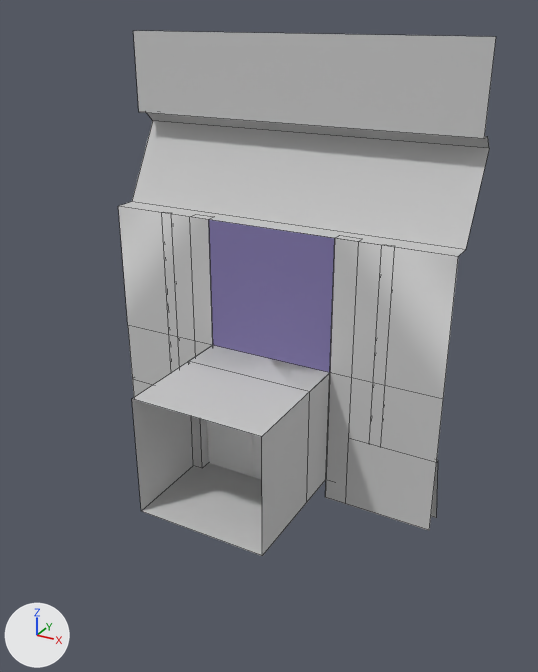
Renders of the FBX model BugSplat/Assets/WIP/Christian/Christian Models/Hub_EndgameDoor.FBX from each side of a commit.
The view is the same before and after, from a 50 mm lens placed at (44.6, -35.6, 20.9), pointed at (31.6, -12.0, 9.1). Lighting does not change. The marker at lower left points along +X, +Y and +Z. Mesh edges are drawn as thin lines on the coarser meshes. Where no turn or scale is listed for an object, it has been applied to the vertices. Vertices at the same position are counted once.

Objects in the first picture: 'Hub_EndgameDoor', 'Hub_EndgameDoor_RightDoor'.
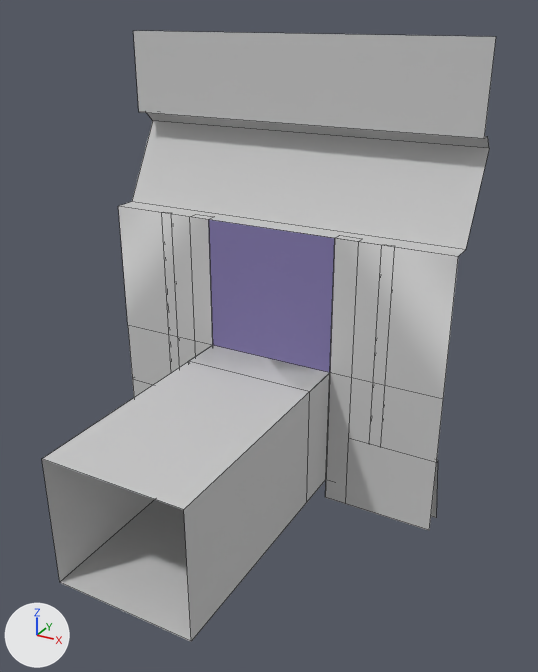
The newer file is also turned or shifted as a whole; pictures and numbers use the older file's frame.

Changed parts and their boxes (x1, y1, x2, y2) in the pictures (538 x 672 px; the box of a moved part takes in the faces that stretch with it):
'Hub_EndgameDoor', reshaped (20% wider, 16% taller): before (118, 31, 496, 556); after (42, 31, 496, 641)
part 1 of me_mesh, moved or reshaped: before (132, 345, 330, 556); after (42, 345, 330, 641)
'Hub_EndgameDoor_RightDoor', unchanged, covered by the edit: before (207, 421, 254, 477)

What the commit changed:
me_mesh has 148 vertices, 78 faces and spans x -8.0..8.0, y -6.0..4.2, z 0.0..20.0.
me_mesh is used by ob_hub_endgamedoor; location (30.0, -9.0, 0.0).
Before the commit, vertices of me_mesh: 17 (3.0, -6.0, 1.0) at pixel (262, 555), 36 (3.0, -6.0, 6.5) at pixel (261, 436), 58 (-3.0, -6.0, 1.0) at pixel (141, 511), 66 (-3.0, -6.0, 6.5) at pixel (131, 398).
Part 1, on me_mesh:
Vertices 17, 36, 58, 66 of me_mesh move by (0.0, -5.0, 0.0).
